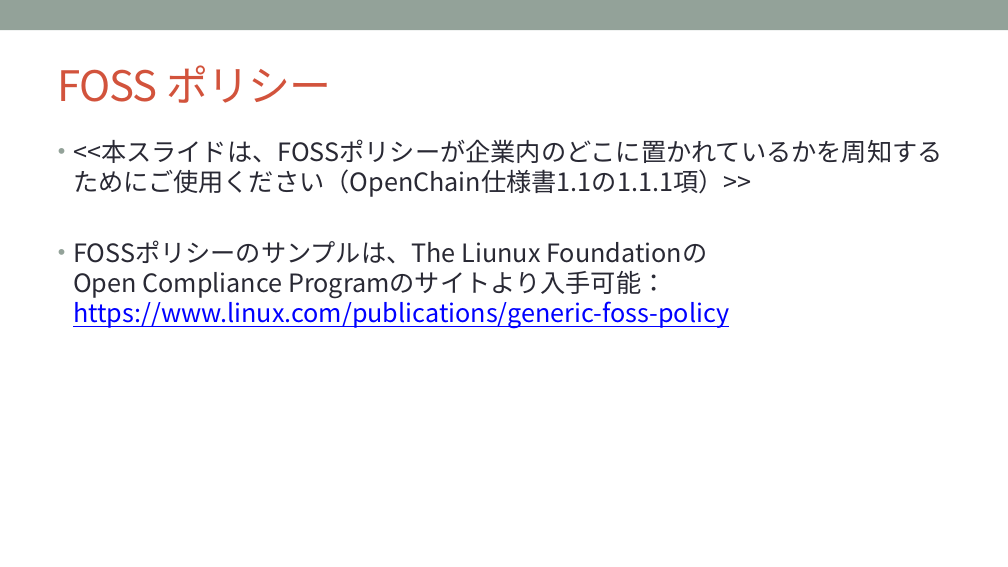
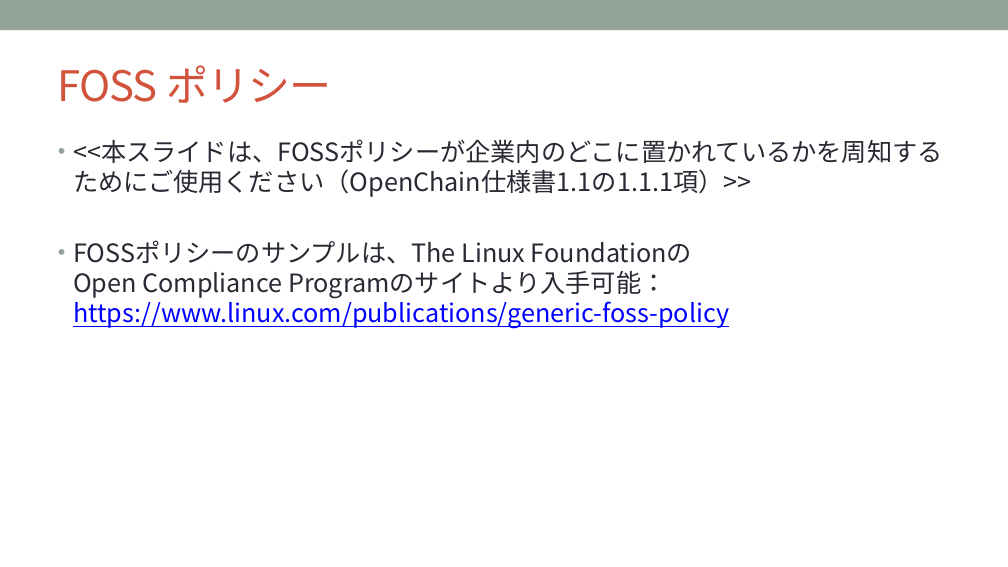
Before and after one commit to OpenChain-Project/Curriculum-Translation-JP, a slide deck: slide 5 of RELEASE/openchain-curriculum-for-1-1_JP.pptx. Drawn at 1008x567 pixels with LibreOffice and Linux fonts; fonts in the diff are those of the drawing; background and template pictures are left out. Boxes give left, top, right and bottom in pixels: in the first picture for what was removed or moved away, otherwise in the second. Text is boxed around its words. In the diff, an @@ line names an element or a change of style, - is before the commit and + after.

```diff
--- a/RELEASE/openchain-curriculum-for-1-1_JP.pptx
+++ b/RELEASE/openchain-curriculum-for-1-1_JP.pptx
@@ text at (73,240,729,329): text changed @@
-• FOSSポリシーのサンプルは、The Liunux Foundationの
-  Open Compliance Programのサイトより入手可能：
-  https://www.linux.com/publications/generic-foss-policy
+• FOSSポリシーのサンプルは、The Linux Foundationの
+  Open Compliance Programのサイトより入手可能：
+  https://www.linux.com/publications/generic-foss-policy
```
Also in this commit, not shown: 2 other files.
